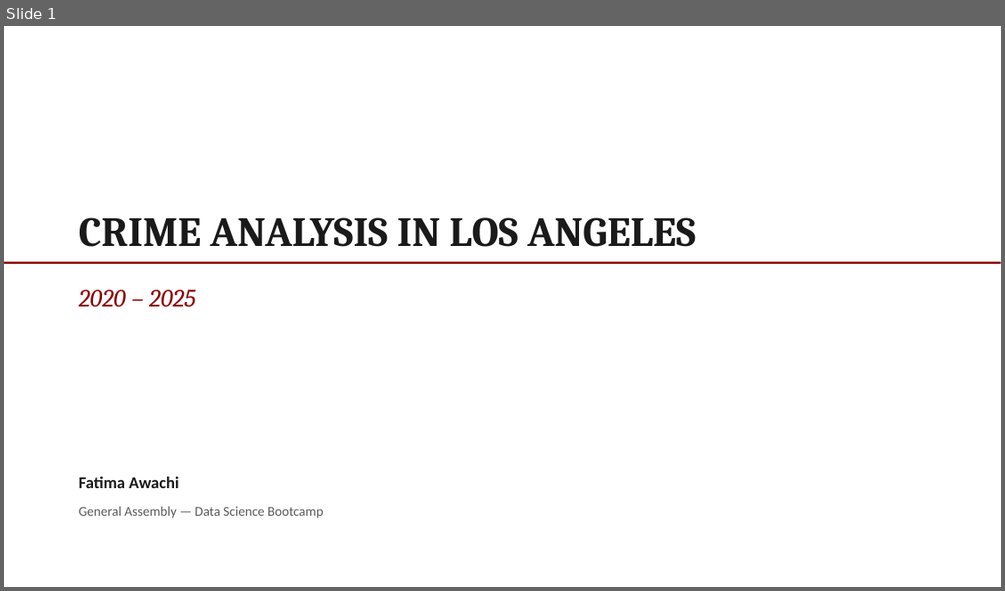
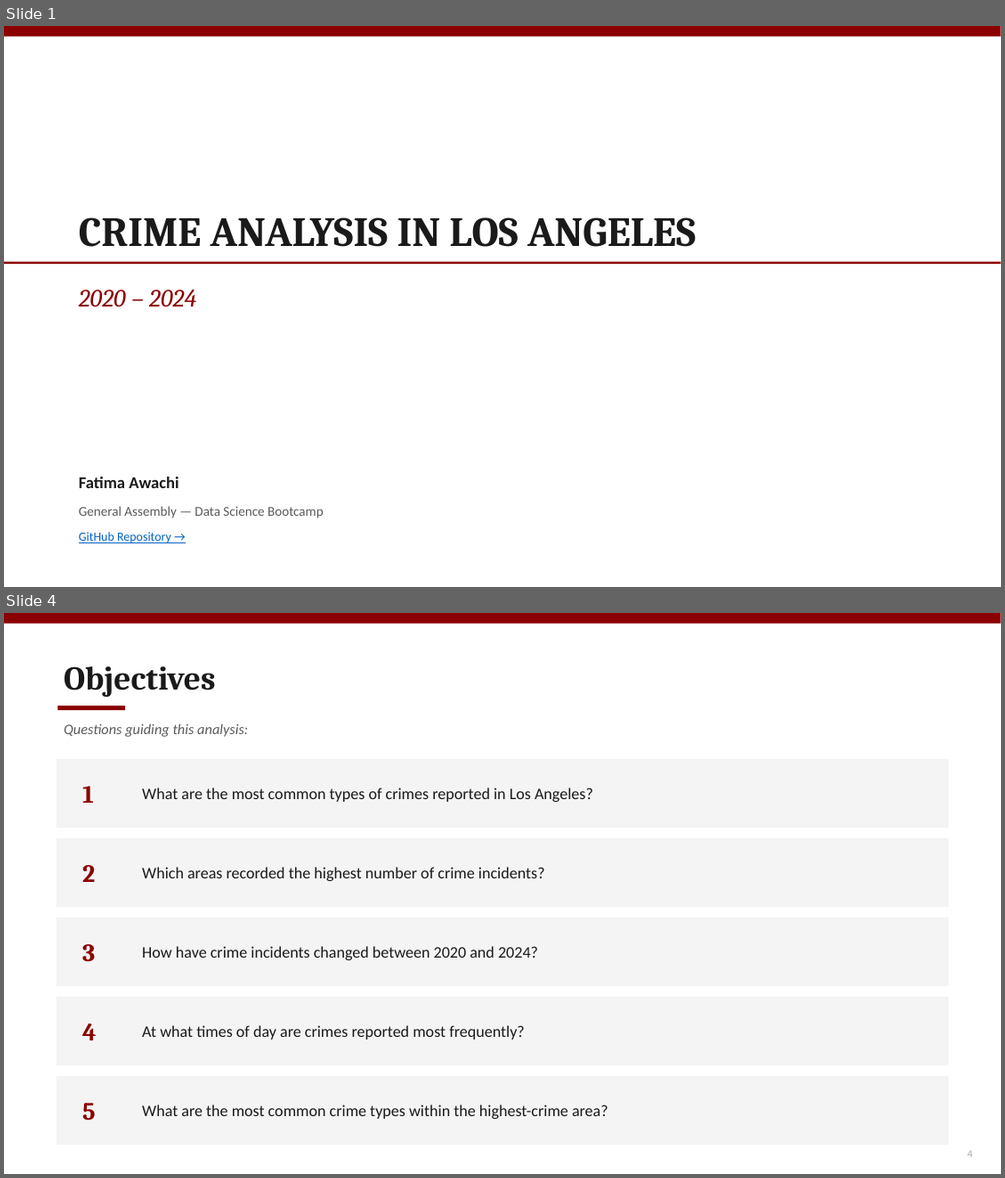
Before and after one commit to fatimaawachi/Analyzing-Crimes-in-LA-2020-2025-, a slide deck: Fatima_awachi_EDA_Project_Presentation.pptx. Shown one above the other, each under a label of ours: slide 1 before the commit, slides 1 and 4 after it; the slides between them are not shown. The pictures are 1005x591 and 1005x1178 pixels, drawn with LibreOffice and Linux fonts; fonts in the diff are those of the drawing. Boxes give left, top, right and bottom in pixels: in the first picture for what was removed or moved away, otherwise in the second. Text is boxed around its words. In the diff, an @@ line names an element or a change of style, - is before the commit and + after.

```diff
--- a/Fatima_awachi_EDA_Project_Presentation.pptx
+++ b/Fatima_awachi_EDA_Project_Presentation.pptx
@@ slide 4 added at box(4, 613, 1001, 1174), background #FFFFFF @@
@@ rectangle added at box(4, 613, 1001, 624), fill #8B0000 @@
@@ text added at box(64, 666, 216, 697), 32 pt, text #1A1A1A, bold @@
+Objectives
@@ rectangle added at box(57, 706, 125, 710), fill #8B0000 @@
@@ text added at box(64, 723, 248, 737), 14 pt, text #5A5A5A, italic @@
+Questions guiding this analysis:
@@ rectangle added at box(57, 759, 948, 827), fill #F4F4F4 @@
@@ text added at box(82, 786, 94, 803), 24 pt, text #8B0000, bold @@
+1
@@ text added at box(142, 787, 593, 802), 15.5 pt, text #1A1A1A @@
+What are the most common types of crimes reported in Los Angeles?
@@ rectangle added at box(57, 838, 948, 907), fill #F4F4F4 @@
@@ text added at box(82, 865, 95, 882), 24 pt, text #8B0000, bold @@
+2
@@ text added at box(142, 867, 545, 881), 15.5 pt, text #1A1A1A @@
+Which areas recorded the highest number of crime incidents?
@@ rectangle added at box(57, 917, 948, 986), fill #F4F4F4 @@
@@ text added at box(82, 944, 95, 962), 24 pt, text #8B0000, bold @@
+3
@@ text added at box(142, 946, 538, 960), 15.5 pt, text #1A1A1A @@
+How have crime incidents changed between 2020 and 2024?
@@ rectangle added at box(57, 997, 948, 1065), fill #F4F4F4 @@
@@ text added at box(82, 1023, 96, 1040), 24 pt, text #8B0000, bold @@
+4
@@ text added at box(142, 1025, 525, 1039), 15.5 pt, text #1A1A1A @@
+At what times of day are crimes reported most frequently?
@@ rectangle added at box(57, 1076, 948, 1144), fill #F4F4F4 @@
@@ text added at box(82, 1103, 96, 1120), 24 pt, text #8B0000, bold @@
+5
@@ text added at box(142, 1104, 608, 1119), 15.5 pt, text #1A1A1A @@
+What are the most common crime types within the highest-crime area?
@@ text added at box(967, 1151, 972, 1157), 10 pt, text #AAAAAA @@
+4
@@ slide 1 changed as well @@
@@ rectangle added at box(4, 26, 1001, 37), fill #8B0000 @@
@@ text at box(79, 289, 196, 307): text changed @@
-2020 – 2025
+2020 – 2024
@@ text added at box(79, 532, 171, 543), 12 pt, text #0563C1, underline @@
+GitHub Repository →
```
Also in this commit, not shown: 9 other slides changed, 4 other slides added, 6 slides removed, 2 other files.
